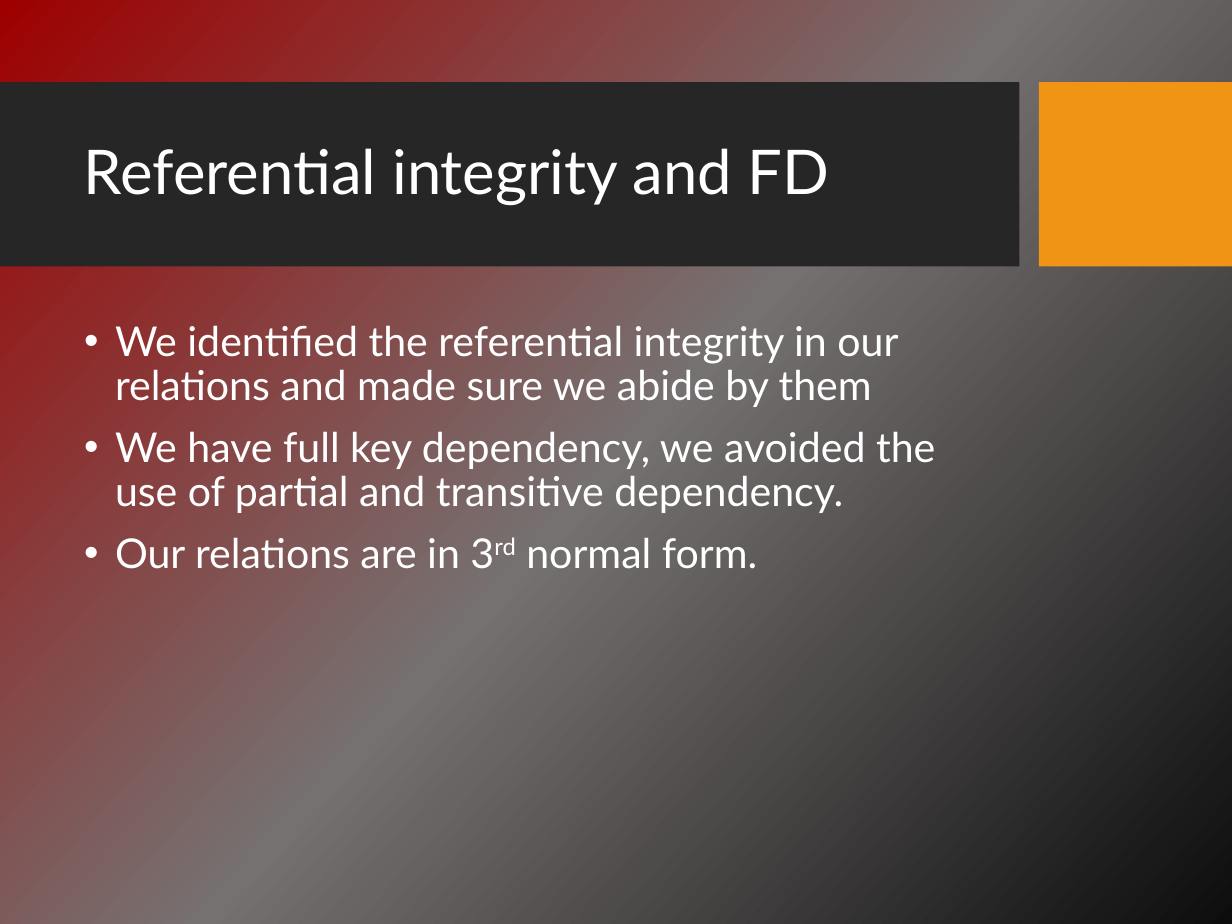
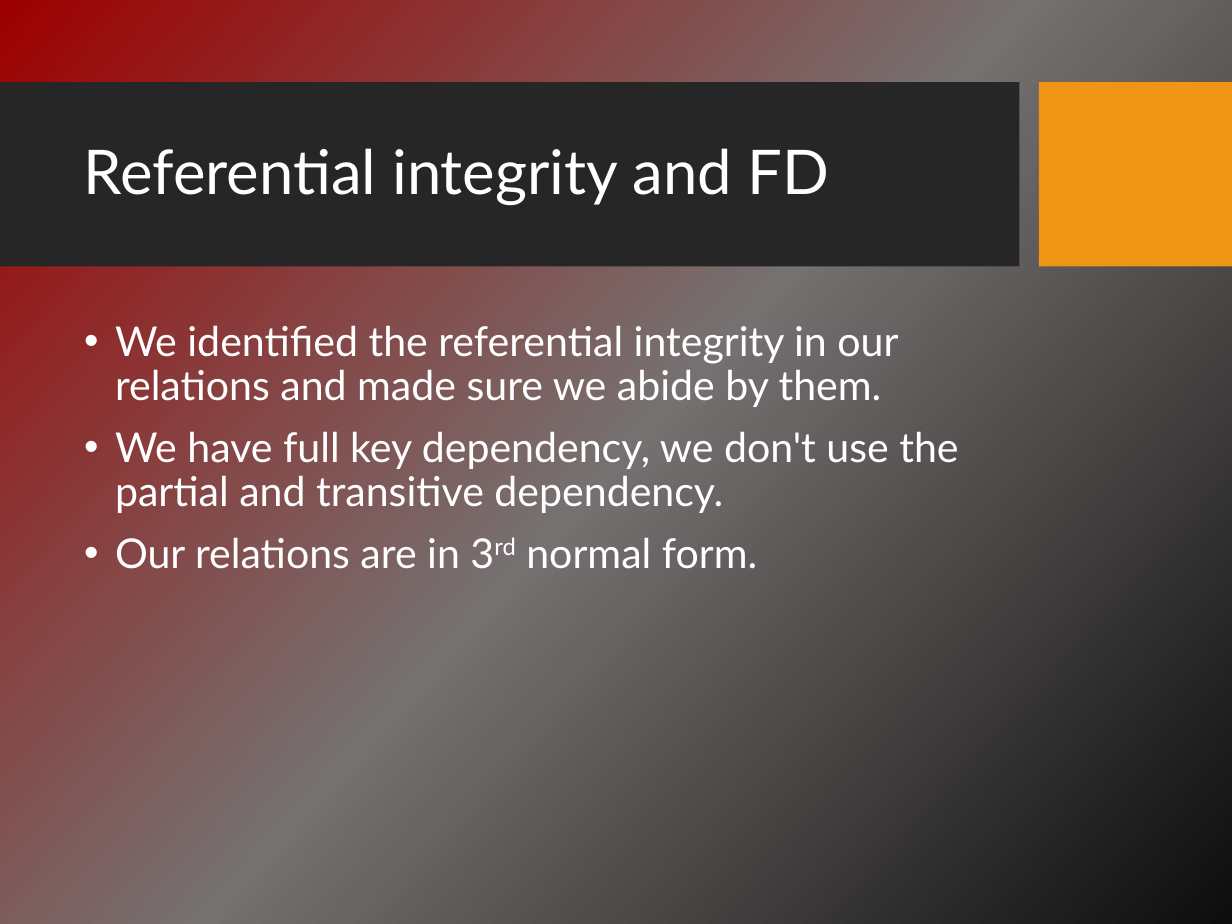
Before and after one commit to asmaalbarakati/Dayesda, a slide deck: slide 11 of Presentation.pptx. Drawn at 1232x924 pixels with LibreOffice and Linux fonts; fonts in the diff are those of the drawing; background and template pictures are left out. Boxes give left, top, right and bottom in pixels: in the first picture for what was removed or moved away, otherwise in the second. Text is boxed around its words. In the diff, an @@ line names an element or a change of style, - is before the commit and + after.

```diff
--- a/Presentation.pptx
+++ b/Presentation.pptx
@@ text at <box>115,325,958,513</box>: text changed @@
-• We identified the referential integrity in our relations and made sure we abide by them
-• We have full key dependency, we avoided the use of partial and transitive dependency.
+• We identified the referential integrity in our relations and made sure we abide by them.
+• We have full key dependency, we don't use the partial and transitive dependency.
```
Also in this commit, not shown: 6 other slides changed, 1 other file.
